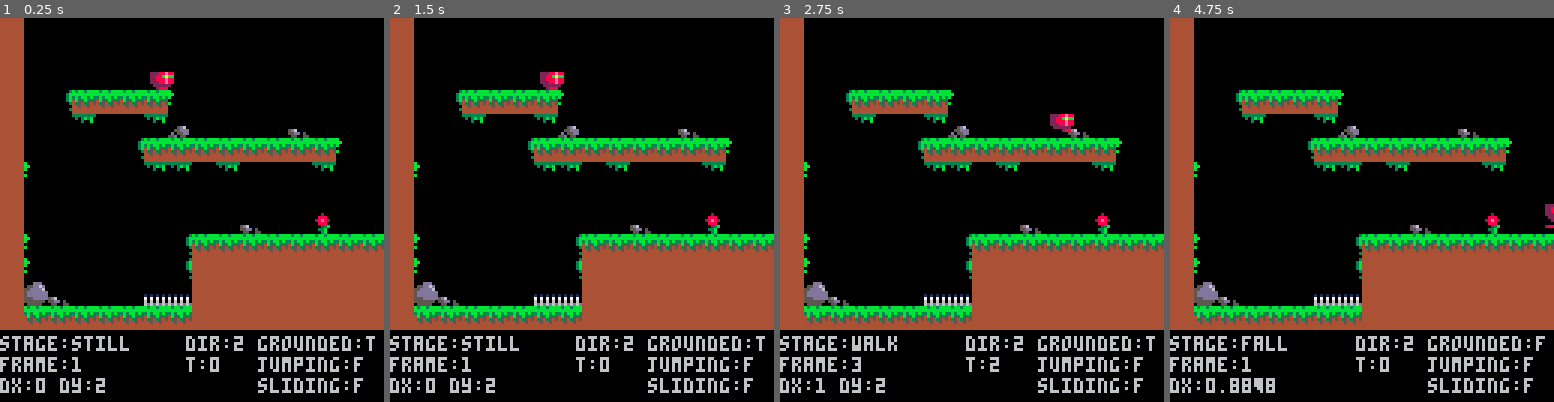
Above: before the commit, frames 1-4 (left to right).
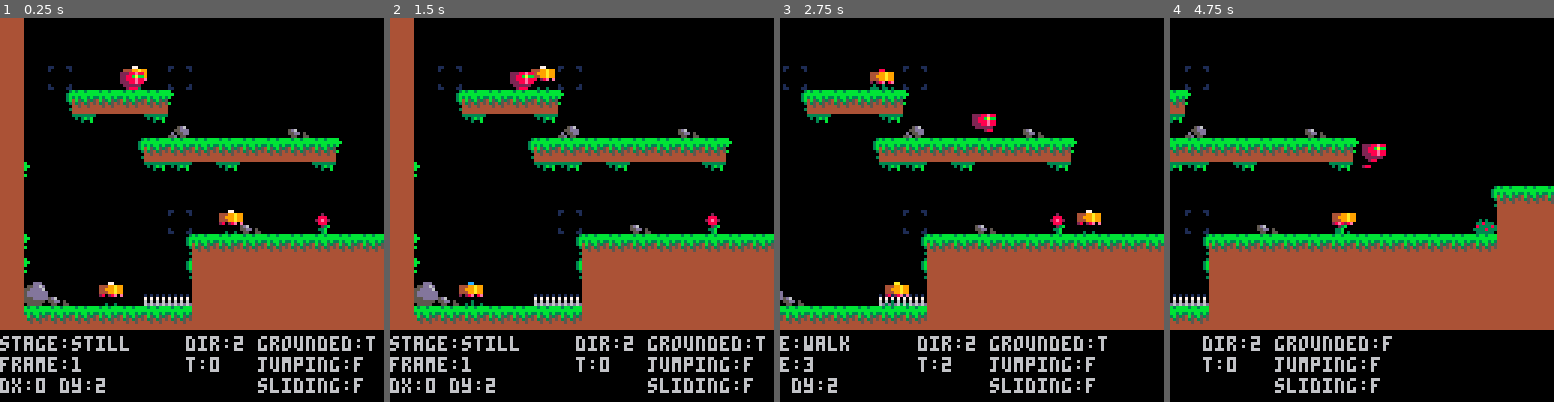
Above: after the commit, the same moments.

Repository: neilpopham/pico8
Game: PICO-8 cartridge tests/create_item.p8
The game is run twice, just before and just after one commit, with the same random seed, the same clock (stepped at 60 frames per second) and the same inputs.
Inputs:
- Up to frame 1 (0.25 s): no input
- Up to frame 2 (1.5 s): tap X (X key) at 0.33, 1.07 s; tap O (Z key) at 0.7 s
- Up to frame 3 (2.75 s): hold Right 1.6-2.1 s; tap O (Z key) at 1.7, 2.1, 2.5 s; tap X (X key) at 1.85 s; hold Up 2.15-2.42 s; hold Right from 2.47 s (still down)
- Up to frame 4 (4.75 s): tap O (Z key) every 0.4 s from 2.9 to 4.5 s; tap X (X key) at 2.97, 4.08 s; release Right at 3.03 s; hold Left 3.08-3.58 s; hold Down 3.63-3.97 s; hold Right 4.02-4.68 s; hold Up from 4.73 s (still down)

The runs differ from the first frame. In frame 1, 1.2% of the frame differs, in the area x 12-64%, y 12-75%; in frame 2, 1.0%; in frame 3, 22%; in frame 4, 30%, in the area x 0-100%, y 0-98%.

Commit message:
Testing enemies and camera

Diff:
--- a/tests/create_item.p8
+++ b/tests/create_item.p8
@@ -51,6 +51,7 @@
     self.frame=1
     self.tick=0
     self.loop=true
+    self.transitioning=false
    end,
    set=function(self,stage,face)
     if self.stage==stage then return end
@@ -63,15 +64,32 @@
    self.stage[name]=create_stage(ticks,loop,left,right,next)
   end
  }
+ i.camera=function(self)
+  local x local y
+  if self.x<64 then
+   x=0
+  elseif self.x>1024 then
+   x=900
+  else
+   x=self.x-64
+  end
+  if self.y<64 then
+   y=0
+  elseif self.y>1024 then
+   y=900
+  else
+   y=self.y-64
+  end
+  camera(x,y)
+ end
  i.draw=function(self)
   sprite=self.animate(self)
   spr(sprite,self.x,self.y)
  end
  i.animate=function(self)
   local current=self.anim.current
-  assert(current.stage, 'current.stage is nil')
   local stage=self.anim.stage[current.stage]
-  assert(stage, 'stage is '..current.stage)
+  assert(stage~=nil,"stage is "..current.stage) -- ###################################
   local face=stage.face[current.face]
   if current.loop then
    current.tick=current.tick+1
@@ -93,14 +111,18 @@
   end
   return face.frames[current.frame]
  end
- i.canmovex=function(self)
+ i.canmovex=function(self,flag)
   local x=self.x+round(self.dx)
   if self.dx>0 then x=x+7 end
   for _,y in pairs({self.y,self.y+7}) do
    local tx=flr(x/8)
    local ty=flr(y/8)
    tile=mget(tx,ty)
-   if fget(tile,0) then
+   -- note
+   -- this won't let us jump off at the moment
+   -- need to know we can jump slide
+   -- even if not moving into the wall
+   if fget(tile,0) or (flag and fget(tile,flag)) then
     if self.is.grounded then
      self.dx=0
     else
@@ -127,7 +149,7 @@
      self.y=(ty-1)*8
      self.is.grounded=true
      self.is.sliding=false
-     p.is.falling=false
+     self.is.falling=false
      if self.anim.current.stage~="walk_turn" then
       self.anim.current:set(round(self.dx)==0 and "still" or "walk")
      end
@@ -149,11 +171,12 @@
   local face=self.anim.current.face
   local stage=self.anim.current.stage
 
-  local check=function(anim,stage,face)
-   if face~=anim.current.face then
+  local check=function(self,stage,face)
+   if face~=self.anim.current.face then
     if stage=="still" then stage="walk" end
-    if self.anim.stage[anim.current.stage].next==nil then
-     anim.current:set(stage.."_turn")
+    if not self.anim.current.transitioning then
+     self.anim.current:set(stage.."_turn")
+     self.anim.current.transitioning=true
     end
    end
   end
@@ -161,29 +184,29 @@
   -- horizontal movement
   if btn(pad.l) then
    self.anim.current.face=dir.left
-   check(self.anim,stage,face)
-   p.dx=p.dx-p.ax
+   check(self,stage,face)
+   self.dx=self.dx-self.ax
   elseif btn(pad.r) then
    self.anim.current.face=dir.right
-   check(self.anim,stage,face)
-   p.dx=p.dx+p.ax
+   check(self,stage,face)
+   self.dx=self.dx+self.ax
   else
-   if p.is.grounded then
-    p.dx=p.dx*drag.ground
+   if self.is.grounded then
+    self.dx=self.dx*drag.ground
    elseif self.jumping then
-    p.dx=p.dx*drag.air
+    self.dx=self.dx*drag.air
    else
-    p.dx=p.dx*drag.ground
-   end
-  end
-  p.dx=mid(-p.max.dx,p.dx,p.max.dx)
-  if abs(p.dx)<p.min.dx then p.dx=0 end
-  if p.dx~=0 then
-   if p:canmovex() then
-    p.x=p.x+round(p.dx)
-    if p.is.sliding then
-     p.is.sliding=false
-     if p.anim.current~="fall_turn" then
+    self.dx=self.dx*drag.ground
+   end
+  end
+  self.dx=mid(-self.max.dx,self.dx,self.max.dx)
+  if abs(self.dx)<self.min.dx then self.dx=0 end
+  if self.dx~=0 then
+   if self.canmovex(self) then
+    self.x=self.x+round(self.dx)
+    if self.is.sliding then
+     self.is.sliding=false
+     if self.anim.current~="fall_turn" then
       self.anim.current:set("fall")
      end
     end
@@ -191,21 +214,21 @@
   end
 
   -- vertical movement
-  if p.is.sliding then
-   p.dy=p.dy+drag.wall
+  if self.is.sliding then
+   self.dy=self.dy+drag.wall
   else
-   p.dy=p.dy+drag.gravity
-  end
-  p.dy=mid(-p.max.dy,p.dy,p.max.dy)
-  if abs(p.dy)<p.min.dy then p.dy=0 end
-  if p.dy~=0 then
-   if p:canmovey() then
-    p.y=p.y+round(p.dy)
-    if p.dy>0
-     and p.is.sliding==false and p.is.grounded==false
-     and p.is.falling==false then
+   self.dy=self.dy+drag.gravity
+  end
+  self.dy=mid(-self.max.dy,self.dy,self.max.dy)
+  if abs(self.dy)<self.min.dy then self.dy=0 end
+  if self.dy~=0 then
+   if self.canmovey(self) then
+    self.y=self.y+round(self.dy)
+    if self.dy>0
+     and self.is.sliding==false and self.is.grounded==false
+     and self.is.falling==false then
      self.anim.current:set("fall")
-     p.is.falling=true
+     self.is.falling=true
     end
    end
   end
@@ -225,7 +248,7 @@
 end
 
 function _init()
- p=create_controllable_item(50,0,0.1,-1.75)
+ p=create_controllable_item(40,0,0.1,-1.75)
  p.anim:add_stage("still",1,false,{6},{12})
  p.anim:add_stage("walk",5,true,{1,2,3,4,5,6},{7,8,9,10,11,12})
  p.anim:add_stage("jump",1,false,{1},{7})
@@ -237,6 +260,47 @@
  p.anim:add_stage("wall_turn",5,false,{29,30,31},{14,15,16},"jump")
  p.anim:init("still",dir.right)
 
+ enemies={{64,64},{24,88},{32,16}}
+ for i,enemy in pairs(enemies) do
+  enemies[i]=create_moveable_item(enemy[1],enemy[2],0.1,-1.75)
+  enemies[i].anim:add_stage("walk",5,true,{64,65,66,67},{64,65,66,67})
+  enemies[i].anim:add_stage("walk_turn",5,false,{68,69,70},{68,69,70},"walk")
+  enemies[i].anim:init("walk",dir.right)
+  enemies[i].update=function(self)
+   local dir=self.anim.current.face==1 and -1 or 1
+   self.dx=(self.dx+(0.2*dir))*drag.ground
+   self.dx=mid(-self.max.dx,self.dx,self.max.dx)
+   if abs(self.dx)<self.min.dx then self.dx=0 end
+   if self.canmovex(self,2) then
+    self.x=self.x+self.dx
+   else--elseif self.is.sliding then
+    self.dx=0
+    self.anim.current.face=self.anim.current.face==1 and 2 or 1
+    self.anim.current:set("walk_turn")
+    self.is.sliding=false
+   end
+  end
+
+--[[
+ e=create_moveable_item(64,64,0.1,-1.75)
+ e.anim:add_stage("walk",5,true,{64,65,66,67},{64,65,66,67})
+ e.anim:add_stage("walk_turn",5,false,{68,69,70},{68,69,70},"walk")
+ e.anim:init("walk",dir.right)
+ e.update=function(self)
+  local dir=self.anim.current.face==1 and -1 or 1
+  self.dx=(self.dx+(0.2*dir))*drag.ground
+  self.dx=mid(-self.max.dx,self.dx,self.max.dx)
+  if abs(self.dx)<self.min.dx then self.dx=0 end
+  if self.canmovex(self) then
+   self.x=self.x+self.dx
+  elseif self.is.sliding then
+   self.dx=0
+   self.anim.current.face=self.anim.current.face==1 and 2 or 1
+   e.anim.current:set("walk_turn")
+   self.is.sliding=false
+  end
+]]
+ end
  -- need a jump turn and a fall turn
  -- so, maybe turn shouldn't be a stage but a transition that any stage can have
  -- dir change in any stage moves to turn anim and then return to previous stage (not in opposite direction)
@@ -277,11 +341,15 @@
 
 function _update60()
  p:update()
+ for _,enemy in pairs(enemies) do enemy:update() end -- e:update()
 end
 
 function _draw()
  cls()
  map(0,0)
+ p:camera()
+ for _,enemy in pairs(enemies) do enemy:draw() end -- e:draw()
+
  p:draw()
 
  print("stage:"..p.anim.current.stage,0,106)
@@ -292,6 +360,12 @@
  print("grounded:"..(p.is.grounded and "t" or "f"),86,106)
  print("jumping:"..(p.is.jumping and "t" or "f"),86,113)
  print("sliding:"..(p.is.sliding and "t" or "f"),86,120)
+--[[
+ print(e.dx,0,0)
+ print(e.anim.current.stage,0,10)
+ print(e.anim.current.face,0,20)
+]]
+
 
 end
 
@@ -320,28 +394,38 @@
 00000000000000000000000000000000000000000000000000000000000000000000000000000000000000000000000000000000000000000000000000000000
 00000000000000000000000000000000000000000000000000000000000000000000000000000000000000000000000000000000000000000000000000000000
 00c6c600000000000000000000000000000000000000000000000000000000000000000000000000000000000000000000000000000000000000000000000000
-b3bb3bbb00000003b00000003333333300000000000000000000004a44444444000ddd0000000000000000000000000000000000000000000000000000000000
-bbbbbbbb0000003bbb0000000303b3b000000000000200000000049a44444444055dd6d000000000000000000000000000000000000000000000000000000000
+b3bb3bbb00000003b00000003333333300000000000000000000004a44444444000ddd0000000000000000000000000011000011000000000000000000000000
+bbbbbbbb0000003bbb0000000303b3b000000000000200000000049a44444444055dd6d000000000000000000000000010000001000000000000000000000000
 3b3bb3b30000003bb0000000000300b00000000000888000000049aa4444444455dddd6000000000000000000000000000000000000000000000000000000000
 4b53b5350000003b000000000000000000303000028e820009999a00444444445ddddddd00000000000000000000000000000000000000000000000000000000
 4354354500000003b00000000000000003383330008880004909a000444444445ddddddd000000000005d6001010101000000000000000000000000000000000
 445445440000000000000000000000000833338300023b004000a00044444444555ddddd5d6000000055ddd07070707000000000000000000000000000000000
-44444444000000030000000000000000333383330033b00044099000444444445555555055dd05000d055dd06060606000000000000000000000000000000000
-44444444000000000000000000000000033333300003b0000444000044444444055555000550055055d055006d6d6d6d00000000000000000000000000000000
+44444444000000030000000000000000333383330033b00044099000444444445555555055dd05000d055dd06060606010000001000000000000000000000000
+44444444000000000000000000000000033333300003b0000444000044444444055555000550055055d055006d6d6d6d11000011000000000000000000000000
+0000000000011000000cc000000770000000000000000000000aa000000000000000000000000000000000000000000000000000000000000000000000000000
+44499a9944499a9944499a9944499a99000000000008800044499a99000000000000000000000000000000000000000000000000000000000000000000000000
+44999a9944999a9944999a9944999a990002200044499a9944999a99000000000000000000000000000000000000000000000000000000000000000000000000
+44499a9944499a9944499a9944499a9944499a9944999a9944499a99000000000000000000000000000000000000000000000000000000000000000000000000
+28e028e0028e08e02028e08e28028e0e44999a9944499a9928028e0e000000000000000000000000000000000000000000000000000000000000000000000000
+0000000000000000000000000000000044499a992028e08e00000000000000000000000000000000000000000000000000000000000000000000000000000000
+00000000003000000000300000000000028e08e00300300000300000000000000000000000000000000000000000000000000000000000000000000000000000
+03000300303000300030300300300300333333333330330330300303000000000000000000000000000000000000000000000000000000000000000000000000
+00000000000000000000000000000000000000000000000000000000000000000000000000000000000000000000000000000000000000000000000000000000
+00000000000000000000000000000000000000000003000000000000000000000000000000000000000000000000000000000000000000000000000000000000
 __gff__
-0000000000000000000000000000000000000000000000000000000000000000000000000000000000000000000000000100000000000003010000000000000000000000000000000000000000000000000000000000000000000000000000000000000000000000000000000000000000000000000000000000000000000000
+0000000000000000000000000000000000000000000000000000000000000000000000000000000000000000000000000100000000000003010000000400000000000000000000000000000000000000000000000000000000000000000000000000000000000000000000000000000000000000000000000000000000000000
 0000000000000000000000000000000000000000000000000000000000000000000000000000000000000000000000000000000000000000000000000000000000000000000000000000000000000000000000000000000000000000000000000000000000000000000000000000000000000000000000000000000000000000
 __map__
 3700000000000000000000000000000000000000000000000000000000000000000000000000000000000000000000000000000000000000000000000000000000000000000000000000000000000000000000000000000000000000000000000000000000000000000000000000000000000000000000000000000000000000
 3700000000000000000000000000000000000000000000000000000000000000000000000000000000000000000000000000000000000000000000000000000000000000000000000000000000000000000000000000000000000000000000000000000000000000000000000000000000000000000000000000000000000000
-3700000000000000000000000000000000000000000000000000000000000000000000000000000000000000000000000000000000000000000000000000000000000000000000000000000000000000000000000000000000000000000000000000000000000000000000000000000000000000000000000000000000000000
+37003c000000003c000000000000000000000000000000000000000000000000000000000000000000000000000000000000000000000000000000000000000000000000000000000000000000000000000000000000000000000000000000000000000000000000000000000000000000000000000000000000000000000000
 3700313030303032000000000000000000000000000000000000000000000000000000000000000000000000000000000000000000000000000000000000000000000000000000000000000000000000000000000000000000000000000000000000000000000000000000000000000000000000000000000000000000000000
 370000330000333a000000003900000000000000000000000000000000000000000000000000000000000000000000000000000000000000000000000000000000000000000000000000000000000000000000000000000000000000000000000000000000000000000000000000000000000000000000000000000000000000
 3700000000313030303030303030320000000000000000000000000000000000000000000000000000000000000000000000000000000000000000000000000000000000000000000000000000000000000000000000000000000000000000000000000000000000000000000000000000000000000000000000000000000000
-3732000000003333003300000033000000000000000000000000000000000000000000000000000000000000000000000000000000000000000000000000000000000000000000000000000000000000000000000000000000000000000000000000000000000000000000000000000000000000000000000000000000000000
-3700000000000000000000000000000000000000000000000000000000000000000000000000000000000000000000000000000000000000000000000000000000000000000000000000000000000000000000000000000000000000000000000000000000000000000000000000000000000000000000000000000000000000
-3700000000000000000039000035000000000000000000000000000000000000000000000000000000000000000000000000000000000000000000000000000000000000000000000000000000000000000000000000000000000000000000000000000000000000000000000000000000000000000000000000000000000000
-3732000000000031303030303030303000000000000000000000000000000000000000000000000000000000000000000000000000000000000000000000000000000000000000000000000000000000000000000000000000000000000000000000000000000000000000000000000000000000000000000000000000000000
-3732000000000031373737373737373700000000000000000000000000000000000000000000000000000000000000000000000000000000000000000000000000000000000000000000000000000000000000000000000000000000000000000000000000000000000000000000000000000000000000000000000000000000
-3738390000003b3b373737373737373700000000000000000000000000000000000000000000000000000000000000000000000000000000000000000000000000000000000000000000000000000000000000000000000000000000000000000000000000000000000000000000000000000000000000000000000000000000
-3730303030303030373737373737373700000000000000000000000000000000000000000000000000000000000000000000000000000000000000000000000000000000000000000000000000000000000000000000000000000000000000000000000000000000000000000000000000000000000000000000000000000000
+373200000000333300330000003300000000000000000039003a380000000000000000000000000000000000000000000000000000000000000000000000000000000000000000000000000000000000000000000000000000000000000000000000000000000000000000000000000000000000000000000000000000000000
+3700000000000000000000000000000000000031303030303030300000000000000000000000000000000000000000000000000000000000000000000000000000000000000000000000000000000000000000000000000000000000000000000000000000000000000000000000000000000000000000000000000000000000
+370000000000003c000039000035000000000034373737373737370000000000000000000000000000000000000000000000000000000000000000000000000000000000000000000000000000000000000000000000000000000000000000000000000000000000000000000000000000000000000000000000000000000000
+3732000000000031303030303030303030303030373737373737370000000000000000000000000000000000000000000000000000000000000000000000000000000000000000000000000000000000000000000000000000000000000000000000000000000000000000000000000000000000000000000000000000000000
+3732000000000031373737373737373737373737373737373737370000000000000000000000000000000000000000000000000000000000000000000000000000000000000000000000000000000000000000000000000000000000000000000000000000000000000000000000000000000000000000000000000000000000
+3738390000003b3b373737373737373737373737373737373737370000000000000000000000000000000000000000000000000000000000000000000000000000000000000000000000000000000000000000000000000000000000000000000000000000000000000000000000000000000000000000000000000000000000
+3730303030303030373737373737373737373737373737373737370000000000000000000000000000000000000000000000000000000000000000000000000000000000000000000000000000000000000000000000000000000000000000000000000000000000000000000000000000000000000000000000000000000000
Not shown, changed: tests/create_item.png
Not shown, changed: tests/create_item.png.pyxel
Not shown, added: tests/enemy1.png
Not shown, added: tests/enemy1.pyxel
